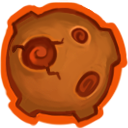
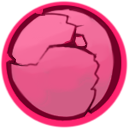
Comparing the layer stacks of the two 128px x 128px images. Changes:
showed "Layer 3", painted on it over (0, 0, 128, 128)
hid "planet" over (0, 0, 128, 128)
